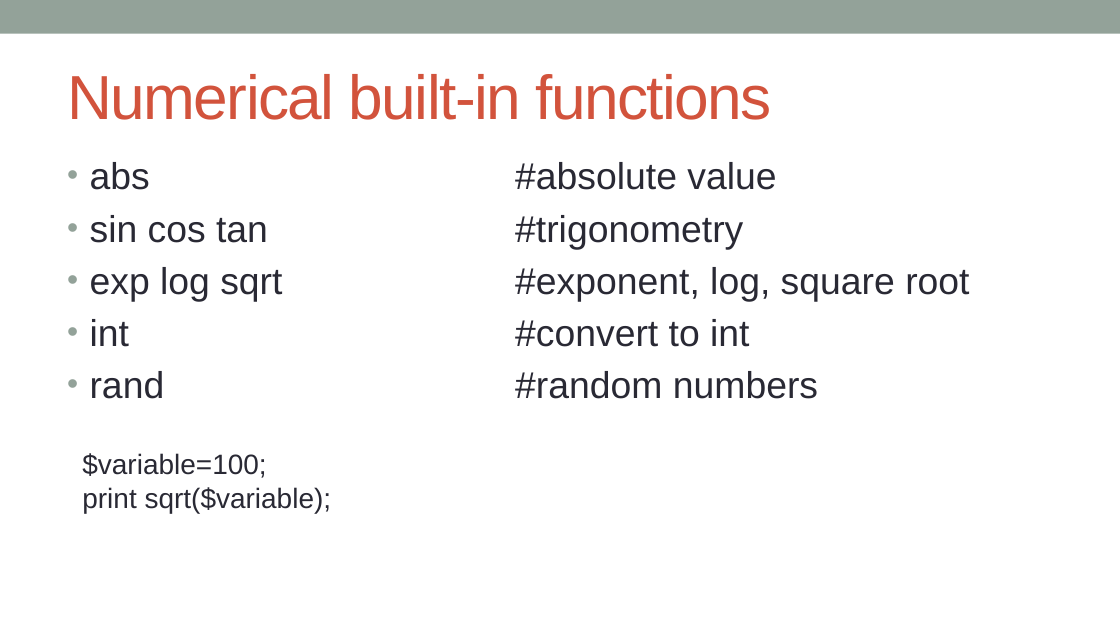
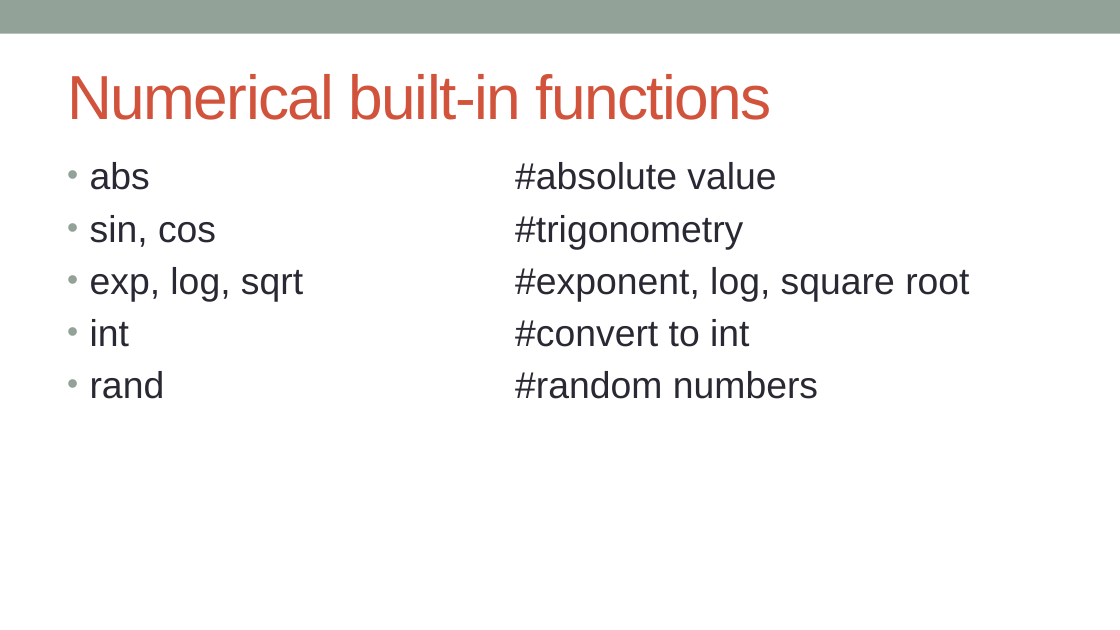
Before and after one commit to kanhu-pcr-code/bioinfo-PERL-course, a slide deck: slide 6 of PPTs/Operations_on_variables.pptx (slide 5 before the commit). Drawn at 1120x630 pixels with LibreOffice and Linux fonts; fonts in the diff are those of the drawing. Boxes give left, top, right and bottom in pixels: in the first picture for what was removed or moved away, otherwise in the second. Text is boxed around its words. In the diff, an @@ line names an element or a change of style, - is before the commit and + after.

```diff
--- a/PPTs/Operations_on_variables.pptx
+++ b/PPTs/Operations_on_variables.pptx
@@ text at (90,215,969,302): text changed @@
-• sin cos tan #trigonometry
-• exp log sqrt #exponent, log, square root
+• sin, cos #trigonometry
+• exp, log, sqrt #exponent, log, square root
@@ text removed at (82,453,332,513) @@
-$variable=100;
-print sqrt($variable);
```
Also in this commit, not shown: 6 other slides changed, 5 slides added, 22 other files.
